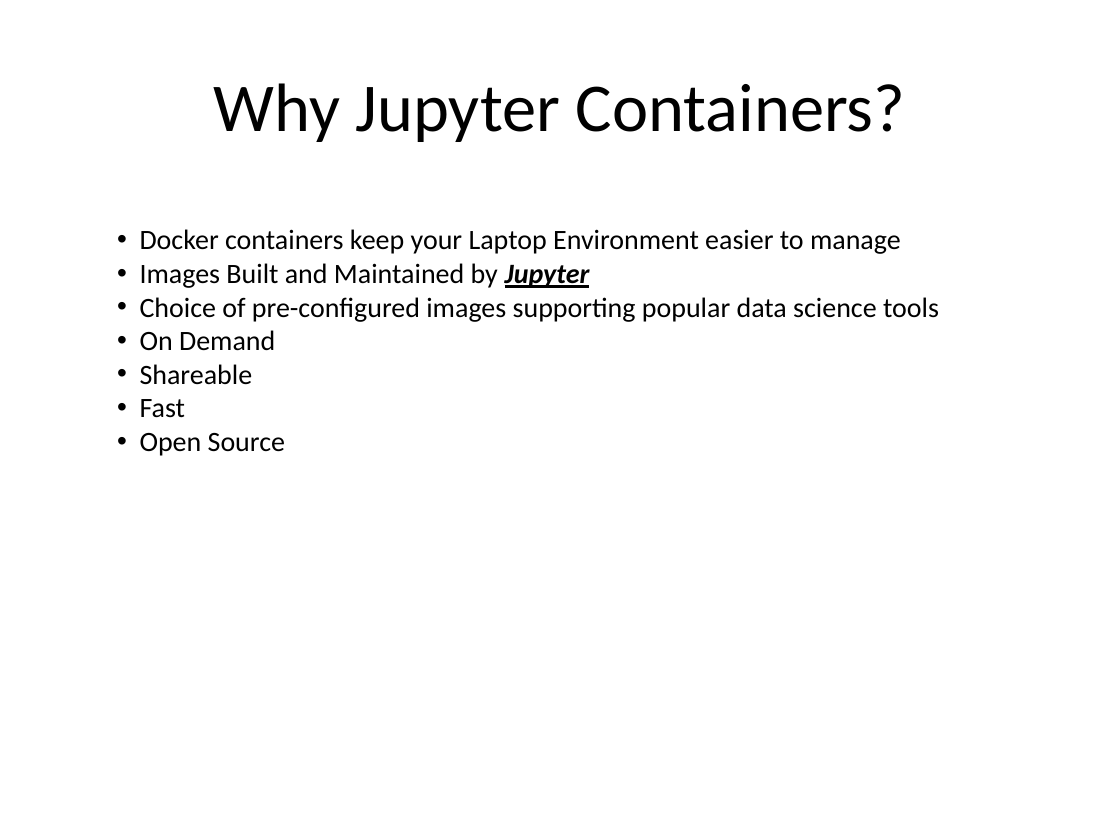
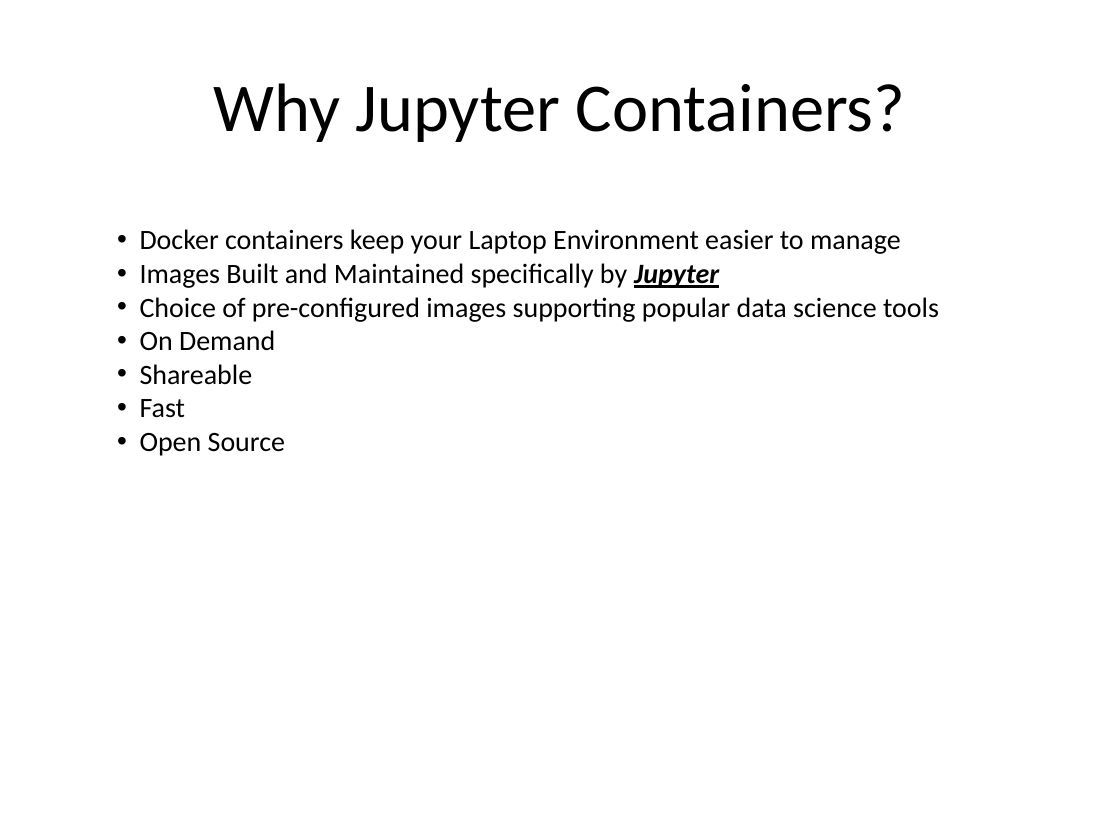
Before and after one commit to kskalvar/jupyter-notebook-with-docker-win7, a slide deck: slide 3 of slides/Jupyter Notebook with Docker on Win7.pptx. Drawn at 1120x840 pixels with LibreOffice and Linux fonts; fonts in the diff are those of the drawing; background and template pictures are left out. Boxes give left, top, right and bottom in pixels: in the first picture for what was removed or moved away, otherwise in the second. Text is boxed around its words. In the diff, an @@ line names an element or a change of style, - is before the commit and + after.

```diff
--- a/slides/Jupyter Notebook with Docker on Win7.pptx
+++ b/slides/Jupyter Notebook with Docker on Win7.pptx
@@ text at [140,263,719,288]: text changed @@
-• Images Built and Maintained by Jupyter
+• Images Built and Maintained specifically by Jupyter
```
Also in this commit, not shown: 2 other slides changed.
